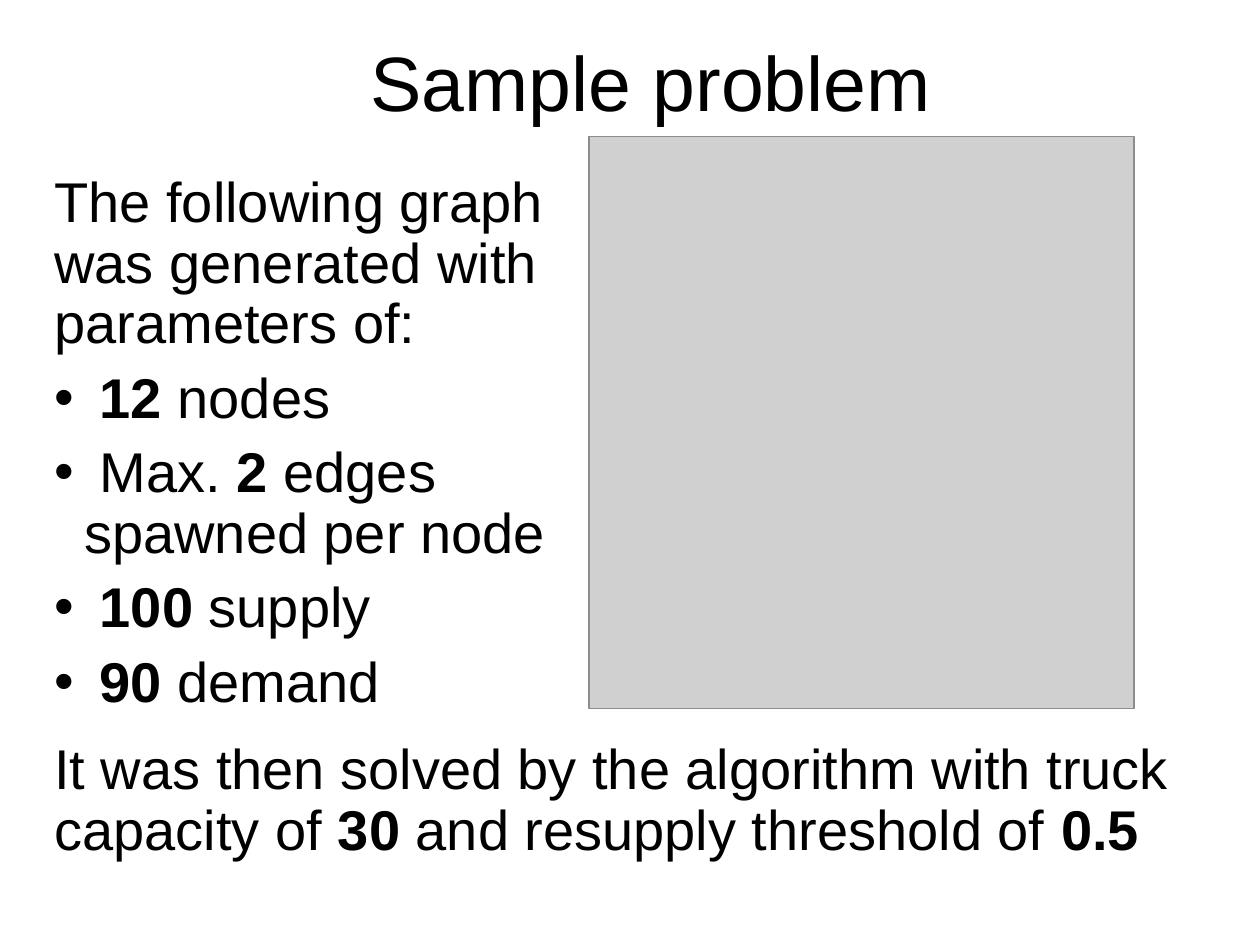
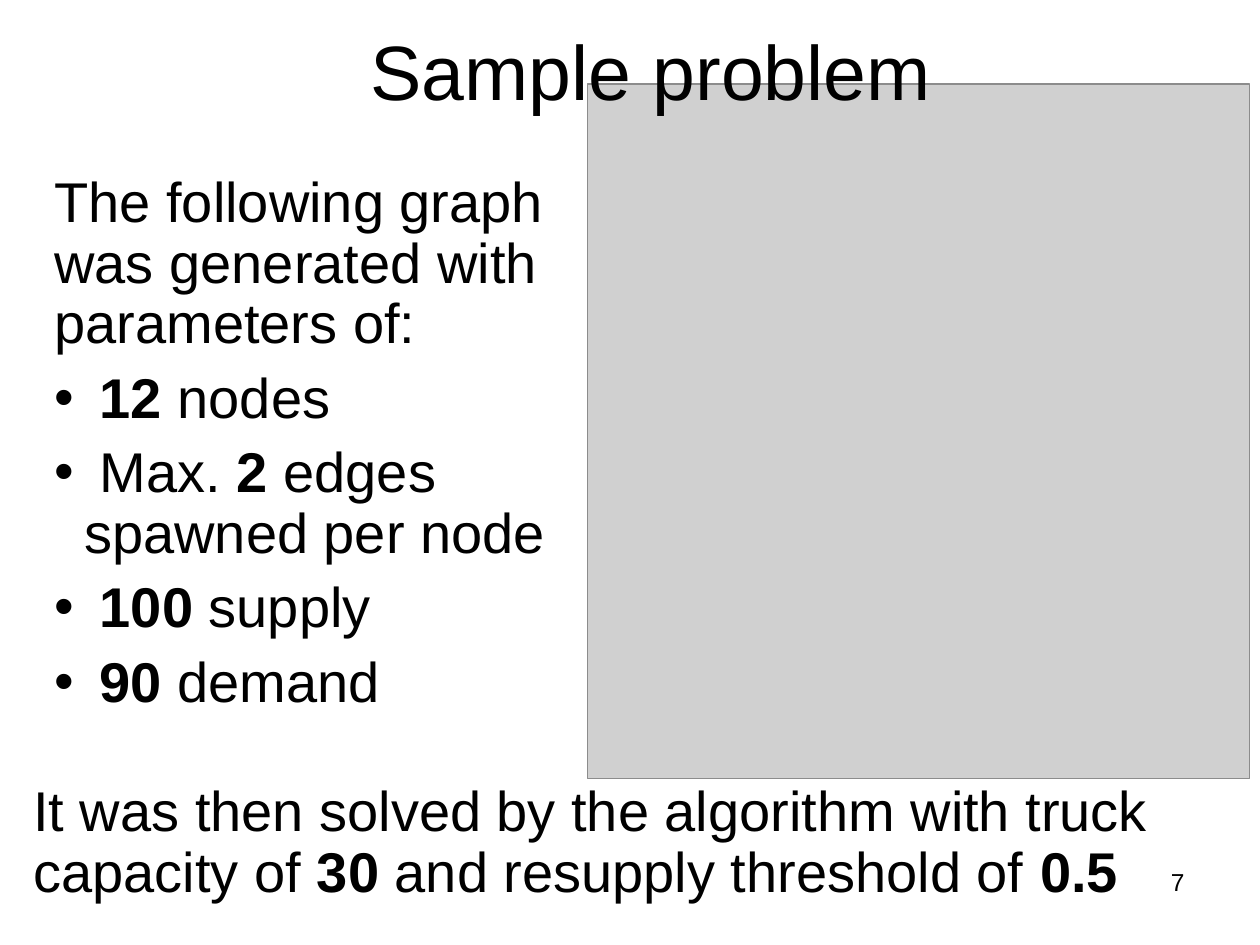
Before and after one commit to andreloboteixeira/cs820-project, a slide deck: slide 7 of presentation/presentation.ppt. Drawn at 1260x945 pixels with LibreOffice and Linux fonts; fonts in the diff are those of the drawing; grey boxes stand for pictures. Boxes give left, top, right and bottom in pixels: in the first picture for what was removed or moved away, otherwise in the second. Text is boxed around its words. In the diff, an @@ line names an element or a change of style, - is before the commit and + after.

```diff
--- a/presentation/presentation.ppt
+++ b/presentation/presentation.ppt
@@ title "Sample problem" rewrapped from <box>370,55,931,125</box> to <box>370,39,931,115</box> @@
@@ picture: place and size @@
-picture at <box>590,136,1134,708</box>
+picture at <box>587,84,1249,779</box>
@@ text "It was then solved by ...": place and size @@
-text "It was then solved by ..." at <box>54,748,1168,861</box>
+text "It was then solved by ..." at <box>33,790,1147,903</box>
@@ page number added at <box>1171,874,1185,891</box>, 14 pt, text #000000 @@
+7
```
Also in this commit, not shown: 9 other slides changed.
